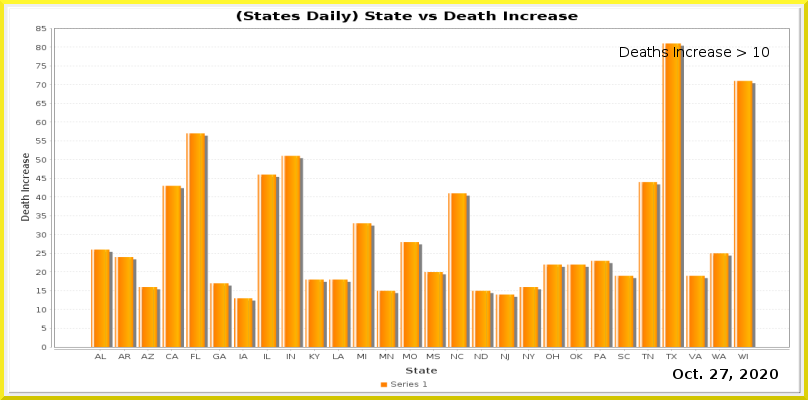
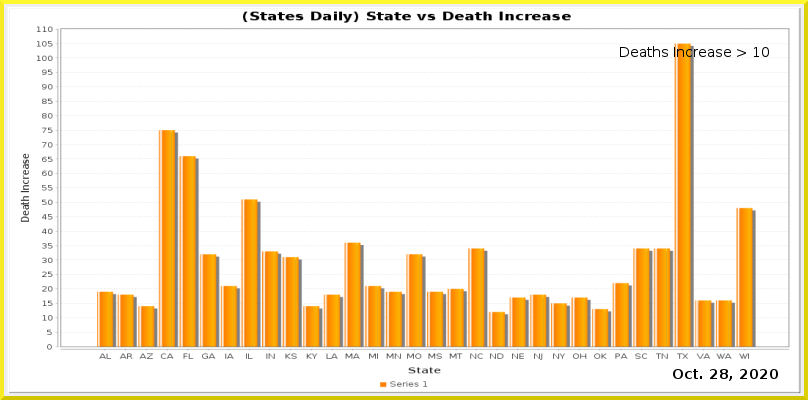
Two versions of the same layered image (808x400). Layer-by-layer changes:
painted on "Current Date" over [720, 369, 728, 379]
painted on "Date_vs_TestIncrease.png" over [9, 8, 801, 394]
